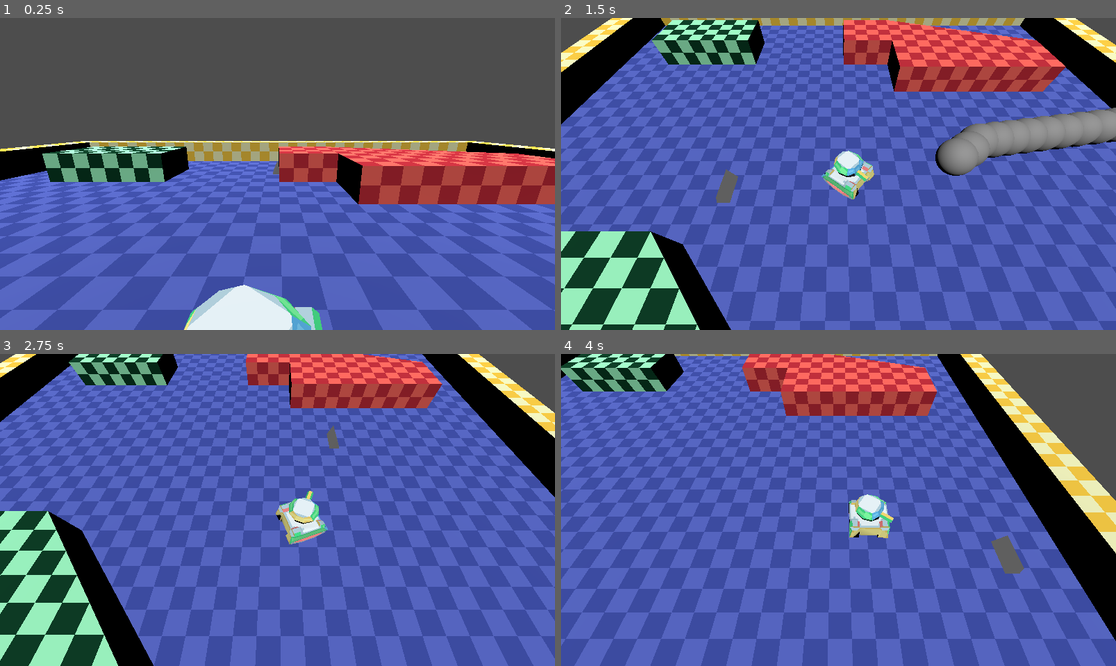
Above: before the commit, frames 1-4 (two rows, left to right).
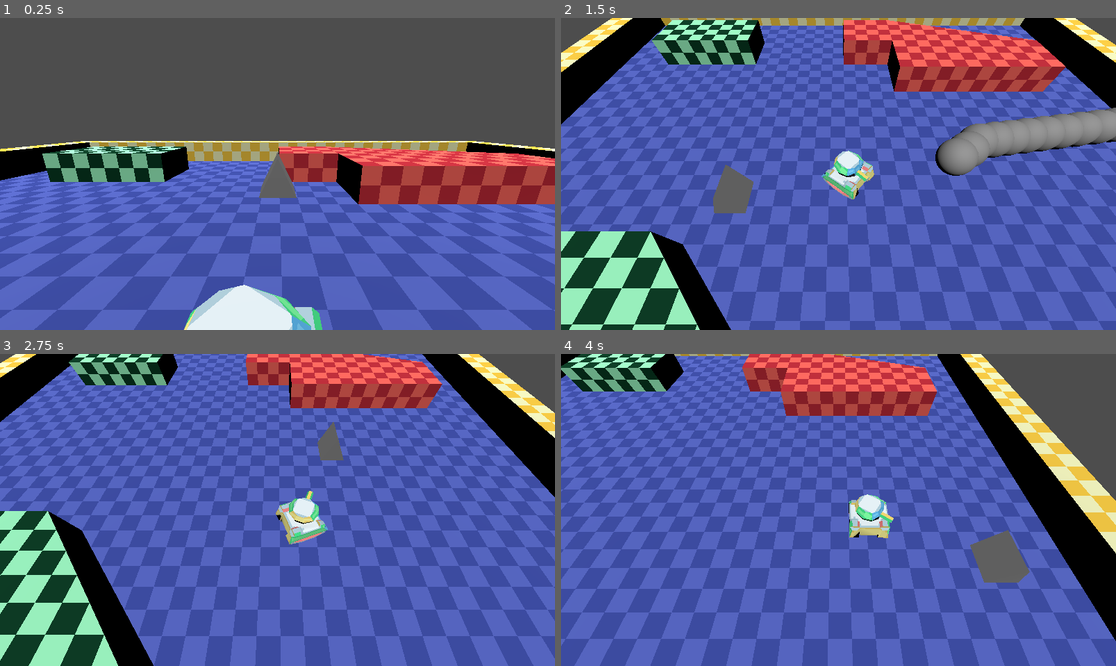
Above: after the commit, the same moments.

Repository: Skeleray/Tonks
Game: Godot game, scene res://MainTestScene.tscn
Same seed, same stepped clock (60 frames per second), same inputs: the game is played once before the commit and once after it.
Inputs (mouse positions are in pixels of both pictures, inside the frame that each line leads up to):
- Up to frame 1 (0.25 s): no input
- Up to frame 2 (1.5 s): tap Enter (ui_accept) at 0.5, 0.77 s; move the mouse to (960, 158) at 0.52 s; hold D (right) 0.53-1.28 s; hold Space (shoot) 0.53-1.28 s; click (960, 158) at 0.67 s; move the mouse to (727, 189) at 1.27 s; hold S (backward) from 1.28 s (still down); tap F at 1.35 s; click (727, 189) at 1.42 s
- Up to frame 3 (2.75 s): tap Enter (ui_accept) at 1.52 s; move the mouse to (333, 441) at 2.02 s; release S (backward) at 2.03 s; hold D (right) from 2.03 s (still down); tap Q at 2.1 s; click (333, 441) at 2.17 s
- Up to frame 4 (4 s): move the mouse to (810, 572) at 2.77 s; release D (right) at 2.78 s; hold W (forward) 2.78-3.53 s; tap Space (shoot) at 2.85 s; click (810, 572) at 2.92 s; tap Enter (ui_accept) at 3.02, 3.77 s; move the mouse to (1005, 556) at 3.52 s; hold A (left) from 3.53 s (still down); hold F from 3.53 s (still down); click (1005, 556) at 3.67 s

The runs differ from the first frame. In frame 1, 0.5% of the frame differs, in the area x 46-54%, y 42-58%; in frame 2, 0.5%; in frame 3, 0.3%; in frame 4, 0.8%, in the area x 73-85%, y 56-74%.

Commit message:
added script to get global mouse position

Diff:
--- /dev/null
+++ b/Character/Global_Mouse_Getter.tscn
@@ -0,0 +1,6 @@
+[gd_scene load_steps=2 format=3 uid="uid://cs40arhevnm3g"]
+
+[ext_resource type="Script" path="res://Character/Mouse_Game_Script.gd" id="1_dmsqr"]
+
+[node name="Node3D" type="Node3D"]
+script = ExtResource("1_dmsqr")
--- /dev/null
+++ b/Character/Mouse_Game_Script.gd
@@ -0,0 +1,16 @@
+extends Node3D
+
+var global_mouse_position := Vector3.ZERO
+@export var meshTest : MeshInstance3D
+
+func _process(delta: float) -> void:
+	var target_plane_mouse := Plane(Vector3(0,1,0),position.y)
+	var ray_length := 10000.0
+	var mouse_position = get_viewport().get_mouse_position()
+	var camera := get_viewport().get_camera_3d()
+	var from = camera.project_ray_origin(mouse_position)
+	var to := camera.project_ray_normal(mouse_position) * ray_length
+	var intersection_point = target_plane_mouse.intersects_ray(from,to)
+	if intersection_point is Vector3:
+		global_mouse_position = intersection_point as Vector3
+		meshTest.global_position = global_mouse_position
--- a/Character/Player.tscn
+++ b/Character/Player.tscn
@@ -1,9 +1,10 @@
-[gd_scene load_steps=7 format=3 uid="uid://de7mc0keiimy4"]
+[gd_scene load_steps=8 format=3 uid="uid://de7mc0keiimy4"]
 
 [ext_resource type="Script" path="res://Scripts/playerMover.gd" id="1_rg6gb"]
 [ext_resource type="PackedScene" uid="uid://brknc5konq6ak" path="res://Character/TankHead.tscn" id="2_4j75f"]
 [ext_resource type="Script" path="res://addons/smoothing/smoothing.gd" id="2_cejib"]
 [ext_resource type="PackedScene" uid="uid://b6xt2da4p8s3k" path="res://Models/TonkBody.gltf" id="2_nps53"]
+[ext_resource type="Script" path="res://Character/Mouse_Game_Script.gd" id="5_4qbjf"]
 
 [sub_resource type="CylinderShape3D" id="CylinderShape3D_ulg2b"]
 height = 0.5
@@ -36,3 +37,7 @@
 transform = Transform3D(0.719909, 0, 0, 0, 0.761143, 0, 0, 0, 0.846271, 0, 0.515566, 0)
 rotation_speed = 4.0
 mesh = NodePath("../../MeshInstance3D")
+
+[node name="Node3D" type="Node3D" parent="." node_paths=PackedStringArray("meshTest")]
+script = ExtResource("5_4qbjf")
+meshTest = NodePath("../MeshInstance3D")
--- a/Character/tank_head.gd
+++ b/Character/tank_head.gd
@@ -41,7 +41,6 @@
 			var new_angle := rotate_toward(forward_angle_radians,target_angle_radians,rotation_speed * delta)
 			global_rotation.y = new_angle
 
-
 	if Input.is_action_pressed("shoot") :
 		if ! rayCast.is_colliding() :
 			var new_bullet := bullet_pool._get_next_bullet()
